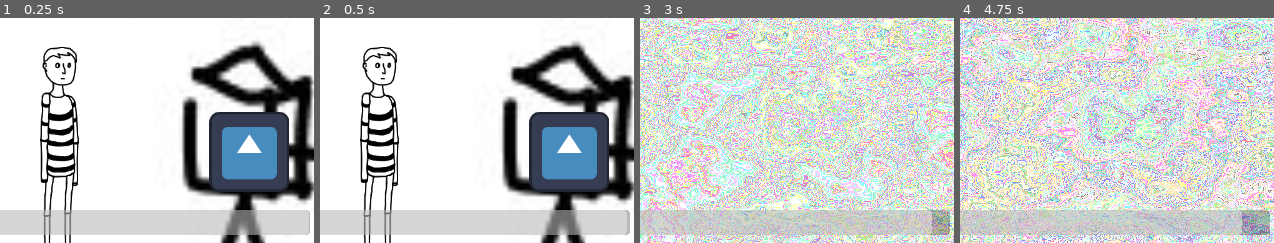
Above: before the commit, frames 1-4 (left to right).
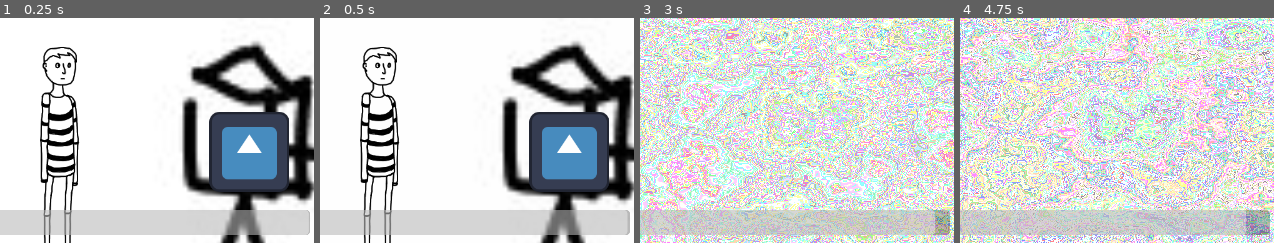
Above: after the commit, the same moments.

Repository: badzianga/booger-aids
Game: Godot game, scene res://scenes/house/house.tscn
Two runs of this game, one before a commit and one after it. Both use one fixed random seed, a clock stepped at 60 frames per second and the inputs below. The engine's default icon, where the game draws it, is replaced by a stand-in: a white triangle on a blue panel in a dark square.
Inputs (mouse positions are % of the whole screen's width and height, from its top left):
- Up to frame 1 (0.25 s): no input
- Up to frame 2 (0.5 s): no input
- Up to frame 3 (3 s): tap Enter (ui_accept) at 0.5, 0.77, 1.52, 2.75 s; move the mouse to (80, 76) at 0.52 s; press the mouse at (80, 76) at 0.53 s; move the mouse to (24, 55) at 1.27 s; release the mouse at (24, 55) at 1.28 s; click (24, 55) at 1.35 s; move the mouse to (63, 28) at 2.02 s; press the mouse at (63, 28) at 2.03 s; move the mouse to (44, 70) at 2.77 s; release the mouse at (44, 70) at 2.78 s; click (44, 70) at 2.85 s
- Up to frame 4 (4.75 s): tap Enter (ui_accept) at 3.02, 3.5, 3.77, 4.52 s; move the mouse to (88, 65) at 3.52 s; press the mouse at (88, 65) at 3.53 s; move the mouse to (12, 35) at 4.27 s; release the mouse at (12, 35) at 4.28 s; click (12, 35) at 4.35 s
The pictures show only the part of the screen within x 40-90%, y 46-96%; the shares and areas given below are measured in that part.

The runs differ from the first frame. In frame 3, 0.1% of the frame differs, in the area x 92-94%, y 85-97%; in frame 4, 0.1%, in the area x 89-92%, y 85-97%.

Commit message:
Make darkness and game over

Diff:
--- a/singletons/tv_layer.gd
+++ b/singletons/tv_layer.gd
@@ -3,6 +3,8 @@
 @onready var _white := $White
 @onready var _static_noise := $StaticNoise
 @onready var _timer := $Timer
+
+signal noise_finished
 
 
 # TODO: temporary for testing purposes
@@ -20,3 +22,4 @@
 func _on_timer_timeout() -> void:
 	_static_noise.playing = false
 	_white.visible = false
+	noise_finished.emit()
--- a/singletons/user_interface.gd
+++ b/singletons/user_interface.gd
@@ -1,13 +1,15 @@
 extends CanvasLayer
 
-@export var _max_bar_value := 100.0
+@export var _max_bar_value := 120.0
 @export var _time_increase_multiplier := 4.0
 
 @onready var _energy_bar := $Margin/EnergyBar
+@onready var _light_level := $DirectionalLight
 
 
 func _ready() -> void:
 	_energy_bar.max_value = _max_bar_value
+	_energy_bar.value = _max_bar_value
 
 
 func set_enabled(enabled: bool) -> void:
@@ -15,8 +17,15 @@
 
 
 func increase_time(delta: float) -> void:
-	_energy_bar.value = max(_energy_bar.value + delta * _time_increase_multiplier, _max_bar_value)
+	_energy_bar.value = min(_energy_bar.value + delta * _time_increase_multiplier, _max_bar_value)
 
 
 func _physics_process(delta: float) -> void:
-	_energy_bar.value -= delta
+	_energy_bar.value = max(0.0, _energy_bar.value - delta)
+	_light_level.energy = 1.0 - (_energy_bar.value / _max_bar_value)
+	if _energy_bar.value == 0.0:
+		set_physics_process(false)
+		print("Bardzo się starałeś ale przejebałeś!")
+		TvLayer.enable_noise(3.0)
+		await TvLayer.noise_finished
+		get_tree().quit()
--- a/singletons/user_interface.tscn
+++ b/singletons/user_interface.tscn
@@ -23,3 +23,6 @@
 size_flags_vertical = 8
 value = 100.0
 show_percentage = false
+
+[node name="DirectionalLight" type="DirectionalLight2D" parent="."]
+blend_mode = 1
